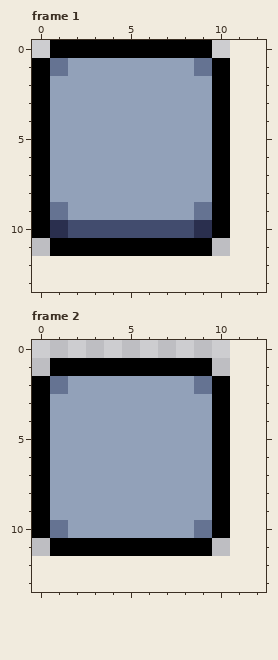
Pixel-art file, stored at Assets/Graphics/UI/input-bg.aseprite. Above is the file before it was changed.
12x12 pixels, 2 frames. Shown: frame 1, frame 2. The old version is drawn lined up with the new one, on the new canvas.
Once edited:
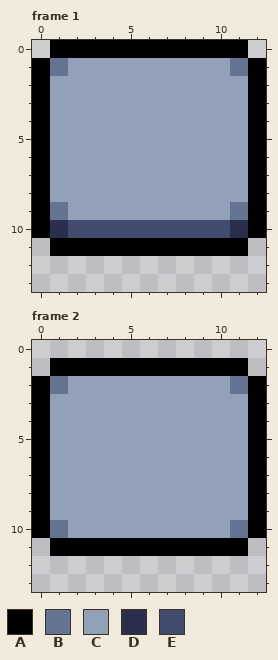
Palette (. is transparent): A #000000  B #657392  C #92a1b9  D #2a2f4e  E #424c6e
Diff:
canvas 12x12 -> 13x14, the old top-left corner now at -1,0 (the part of the old canvas that was cut away was empty and is not shown)
--- frame 1
@@ x 7..12 @@
- 0 AAA...
- 1 CCBA..
- 2 CCCA..
- 3 CCCA..
- 4 CCCA..
- 5 CCCA..
- 6 CCCA..
- 7 CCCA..
- 8 CCCA..
- 9 CCBA..
-10 EEDA..
-11 AAA...
+ 0 AAAAA.
+ 1 CCCCBA
+ 2 CCCCCA
+ 3 CCCCCA
+ 4 CCCCCA
+ 5 CCCCCA
+ 6 CCCCCA
+ 7 CCCCCA
+ 8 CCCCCA
+ 9 CCCCBA
+10 EEEEDA
+11 AAAAA.
 12 ......
--- frame 2
@@ x 7..12 @@
  0 ......
- 1 AAA...
- 2 CCBA..
- 3 CCCA..
- 4 CCCA..
- 5 CCCA..
- 6 CCCA..
- 7 CCCA..
- 8 CCCA..
- 9 CCCA..
-10 CCBA..
-11 AAA...
+ 1 AAAAA.
+ 2 CCCCBA
+ 3 CCCCCA
+ 4 CCCCCA
+ 5 CCCCCA
+ 6 CCCCCA
+ 7 CCCCCA
+ 8 CCCCCA
+ 9 CCCCCA
+10 CCCCBA
+11 AAAAA.
 12 ......
